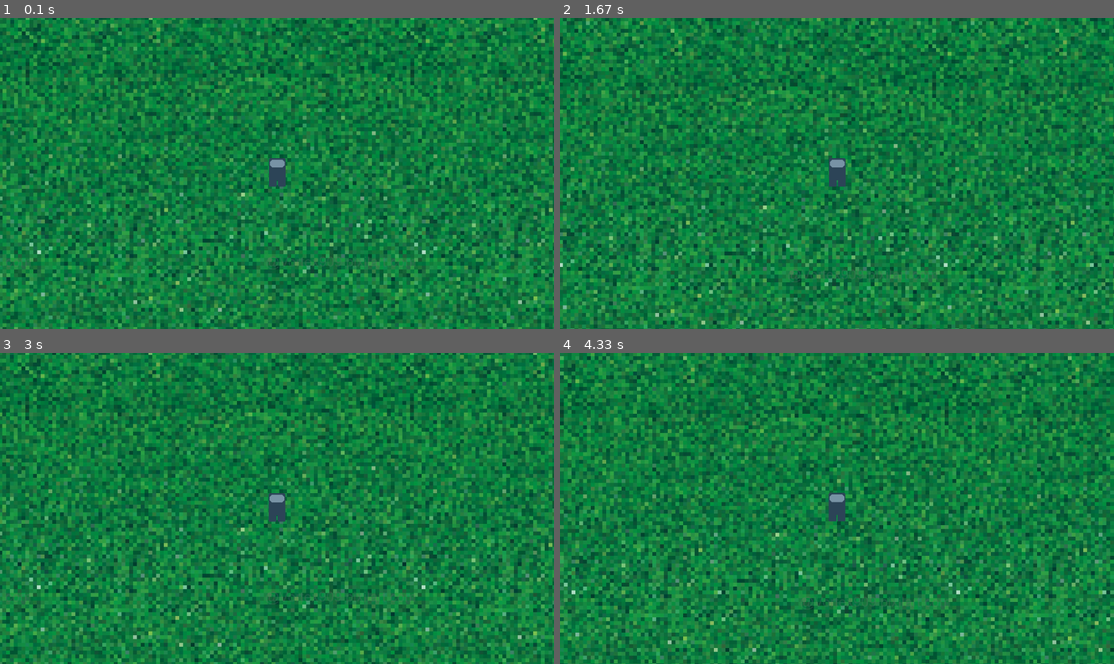
Above: before the commit, frames 1-4 (two rows, left to right).
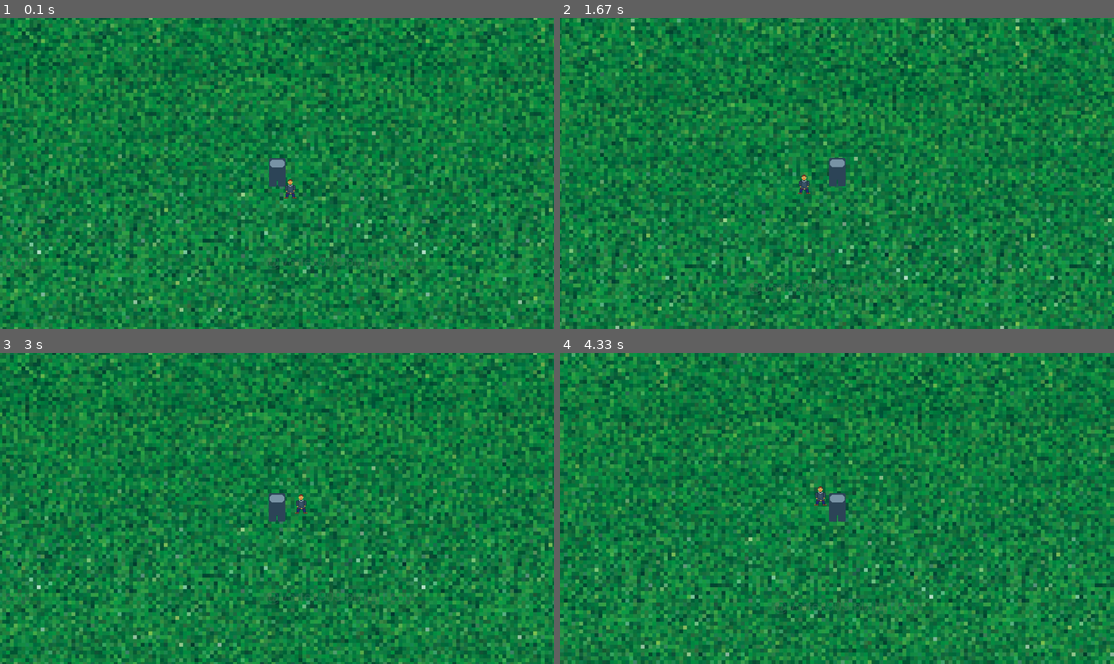
Above: after the commit, the same moments.

Repository: Mafia3641/PyGame
Game: pygame game, started from Scripts/main.py
Two runs of this game, one before a commit and one after it. Both use one fixed random seed, a clock stepped at 60 frames per second and the inputs below.
Inputs:
- Up to frame 1 (0.1 s): no input
- Up to frame 2 (1.67 s): hold D 0.33-0.8 s; hold W 0.83-1.13 s; hold D 1.17-1.63 s
- Up to frame 3 (3 s): hold A 1.67-2.2 s; hold S 2.23-2.53 s; hold A 2.57-2.97 s
- Up to frame 4 (4.33 s): hold W 3-3.37 s; hold D 3.4-4.03 s; hold S from 4.07 s (still down)

The runs differ from the first frame. In frame 1, less than 0.1% of the frame differs, in the area x 51-54%, y 51-59%; in frame 2, 51%, in the area x 0-100%, y 0-100%; in frame 3, less than 0.1%; in frame 4, 50%.

Commit message:
edited enemy logic and added test enemy on the screen

Diff:
--- a/Scripts/constants.py
+++ b/Scripts/constants.py
@@ -3,5 +3,6 @@
 ACCELERATION = 0.25
 WINDOW_WIDTH = 1920*0.9
 WINDOW_HEIGHT = 1080*0.9
-SPEED = 1
+SPEED = 250
+FPS = 240
 UP = Vector2(0, -1)
--- a/Scripts/enemy.py
+++ b/Scripts/enemy.py
@@ -8,7 +8,7 @@
 class NPCLogic:
 	"""
 	Логика действий врагов.
-	Враг перемещается к центру игрока (target). Если расстояние меньше attack_range,
+	Враг перемещается к центру игрока (target). Если расстояние меньше 0.5 * attack_range от позиции player,
 	вызывается метод attack у врага.
 	"""
 
@@ -18,26 +18,25 @@
 		self.attack_range = attack_range  # дистанция для атаки (пикселей)
 
 	def update(self, enemy, dt):
-		"""
-		Обновление логики врага:
-		- Вычисляет направление от врага к игроку и перемещает врага.
-		- Если расстояние до игрока меньше или равно attack_range, запускает атаку.
-		"""
-		# Вычисляем вектор направления к цели
-		direction = self.target.position - enemy.position
+		# Центры врага и игрока (self.target)
+		target_center = self.target.position
+		enemy_center = enemy.position
+
+		# Вектор к игроку
+		direction = target_center - enemy_center
 		distance = direction.length()
-		if distance > 0:
-			direction = direction.normalize()
-		else:
-			direction = Vector2(0, 0)
 
-		# Перемещаем врага к игроку с учетом скорости и delta time
+		# Если враг слишком близко — не двигается и атакует
+		if distance < 0.5 * self.attack_range:
+			enemy.velocity = Vector2(0, 0)
+			enemy.attack()  # Атака, если на расстоянии ближе порога
+			return
+
+		# Нормализуем вектор и двигаемся к игроку
+		if distance != 0:
+			direction.normalize_ip()
 		enemy.position += direction * self.speed * dt
 		enemy.rect.center = (int(enemy.position.x), int(enemy.position.y))
-
-		# Если враг достаточно близко к игроку – атакуем
-		if distance <= self.attack_range:
-			enemy.attack()
 
 
 class Enemy(GameObject):
@@ -51,9 +50,12 @@
 	def __init__(self, position, sprite, damage=10, speed=100, attack_range=50, target=None):
 		# Инициализируем базовый объект
 		super().__init__(position, sprite, Vector2(0, 0))
-		self.damage = damage  # урон, который враг может нанести
-		# Создаем объект логики NPC с передачей ссылки на игрока (target)
+		self.damage = damage
 		self.npc_logic = NPCLogic(target, speed, attack_range)
+
+		self.attack_cooldown = 1.0 # seconds
+		self.attack_anim_duration = 0.5
+
 
 	def update(self, dt):
 		"""
@@ -63,13 +65,7 @@
 			self.npc_logic.update(self, dt)
 
 	def attack(self):
-		"""
-		Шаблон метода атаки.
-		Здесь должна запускаться анимация атаки,
-		а также проверяться коллизия анимации с моделью игрока для нанесения урона.
-		"""
 		print("Enemy is attacking! (damage: {})".format(self.damage))
-	# В дальнейшем здесь можно добавить активацию анимации и проверку пересечения с игроком.
 
 
 class Monkey(Enemy):
--- a/Scripts/game.py
+++ b/Scripts/game.py
@@ -2,8 +2,9 @@
 import sys
 from utils import load_sprite
 from models import Player
-from constants import WINDOW_WIDTH, WINDOW_HEIGHT
+from constants import WINDOW_WIDTH, WINDOW_HEIGHT, FPS
 from camera import Camera
+from enemy import Monkey
 
 class Game:
     def __init__(self):
@@ -15,14 +16,19 @@
 
         self.player = Player(position=(400, 300))
         self.camera = Camera(WINDOW_WIDTH, WINDOW_HEIGHT)
+        self.enemies = []
+
         self.clock = pygame.time.Clock()
 
     def main_loop(self):
+        self._spawn_enemy(enemy_type='monkey', position=(450, 350))
         while True:
+            dt = self.clock.tick(FPS) / 1000
             self._handle_events()
-            self._process_game_logic()
+            self._process_game_logic(dt)
             self._draw()
-            self.clock.tick(240)
+
+
 
     def _init_pygame(self):
         pygame.init()
@@ -34,8 +40,15 @@
                 pygame.quit()
                 sys.exit()
 
-    def _process_game_logic(self):
-        self.player.update(self.camera)
+    def _process_game_logic(self, dt):
+        self.player.update(self.camera, dt)
+        for enemy in self.enemies:
+            enemy.update(dt)
+
+    def _spawn_enemy(self, enemy_type: str, position: tuple):
+        enemy = Monkey(position, target=self.player)
+        self.enemies.append(enemy)
+        print("Enemy created")
 
     def _draw_background(self):
         """
@@ -59,5 +72,10 @@
         # при этом игрок всегда оказывается по центру экрана.
         self._draw_background()
         # Отрисовываем игрока с учетом смещения камеры
-        self.player.draw(self.screen, self.camera)
+        render_objects = [self.player] + self.enemies
+        render_objects.sort(key=lambda obj: obj.rect.centery)
+
+        for obj in render_objects:
+            obj.draw(self.screen, self.camera)
+
         pygame.display.update()
--- a/Scripts/models.py
+++ b/Scripts/models.py
@@ -39,30 +39,24 @@
 		self.speed = SPEED
 		super().__init__(position, load_sprite('hero_v1'), Vector2(0))
 
-	def update(self, camera=None):
+	def update(self, camera=None, dt=0):
 		keys = pygame.key.get_pressed()
 		# Обрабатываем пережвижение персонажа
 		self.direction.x = keys[pygame.K_d] - keys[pygame.K_a]
 		self.direction.y = keys[pygame.K_s] - keys[pygame.K_w]
-		# Нормализуем вектор по длине
+
 		if self.direction.length() > 0:
 			self.direction = self.direction.normalize()
-		# Устанавливаем скорость
-		self.velocity += self.direction
-		# Нормализуем скорость
+			self.velocity = self.direction * self.speed * dt
 		if self.velocity.length() > self.speed:
 			self.velocity = self.velocity.normalize() * self.speed
-
-		# Трение (замедление при отсутствии ввода)
 		if self.direction.length() == 0:
-			self.velocity *= 0.9
+			self.velocity *= 0.8
 			if self.velocity.length() < 0.1:  # Полная остановка при малой скорости
 				self.velocity = Vector2(0, 0)
-
-		# Обновление позиции
 		self.position += self.velocity
 		self.rect.x = self.position.x - self.radius
 		self.rect.y = self.position.y - self.radius
-		# Обновляем камеру, если она передана
+
 		if camera:
 			camera.update(self)
--- a/Scripts/utils.py
+++ b/Scripts/utils.py
@@ -1,10 +1,16 @@
 from pygame.image import load
+import os
+def load_sprite(name, with_alpha=True):
+	base_path = os.path.dirname(os.path.abspath(__file__))
+	sprite_path = os.path.join(base_path, "..", "Sprites", f"{name}.png")
+	sprite_path = os.path.normpath(sprite_path)  # нормализуем путь под ОС
 
-def load_sprite(name, with_alpha=True):
-	path = "Sprites/{0}.png".format(name)
-	loaded_sprite = load(path)
-
-	if with_alpha:
-		return loaded_sprite.convert_alpha()
-	else:
-		return loaded_sprite.convert()
+	try:
+		loaded_sprite = load(sprite_path)
+		if with_alpha:
+			return loaded_sprite.convert_alpha()
+		else:
+			return loaded_sprite.convert()
+	except FileNotFoundError:
+		print(f"Ошибка: не удалось найти спрайт по пути: {sprite_path}")
+		raise
Renamed: Sprites/Character_sprite.png -> Sprites/monkey_enemy.png
